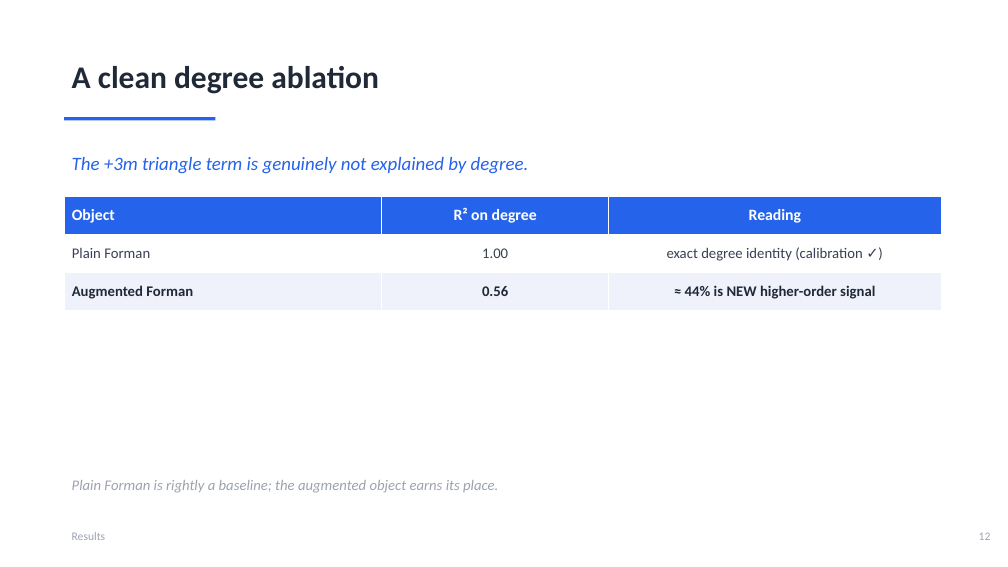
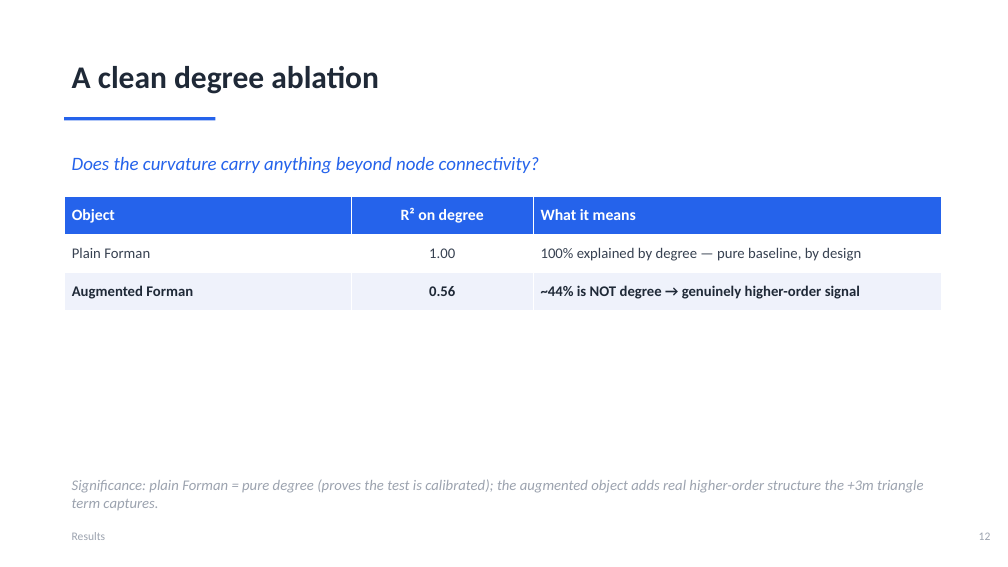
Before and after one commit to ivan-sit/Curvature-Lead-Lag-Model, a slide deck: slide 13 of slides/Ricci_Curvature_LeadLag.pptx. Drawn at 1008x567 pixels with LibreOffice and Linux fonts; fonts in the diff are those of the drawing. Boxes give left, top, right and bottom in pixels: in the first picture for what was removed or moved away, otherwise in the second. Text is boxed around its words. In the diff, an @@ line names an element or a change of style, - is before the commit and + after.

```diff
--- a/slides/Ricci_Curvature_LeadLag.pptx
+++ b/slides/Ricci_Curvature_LeadLag.pptx
@@ text at [72,157,539,174]: text changed @@
-The +3m triangle term is genuinely not explained by degree.
+Does the curvature carry anything beyond node connectivity?
@@ table at [64,197,941,310] @@
-row 1, column 3: Reading
+row 1, column 3: What it means
-row 2, column 3: exact degree identity (calibration ✓)
+row 2, column 3: 100% explained by degree — pure baseline, by design
-row 3, column 3: ≈ 44% is NEW higher-order signal
+row 3, column 3: ~44% is NOT degree → genuinely higher-order signal
@@ text at [72,479,923,510]: text changed @@
-Plain Forman is rightly a baseline; the augmented object earns its place.
+Significance: plain Forman = pure degree (proves the test is calibrated); the augmented object adds real higher-order structure the +3m triangle term captures.
```
Also in this commit, not shown: 4 other slides changed, 1 other file.
